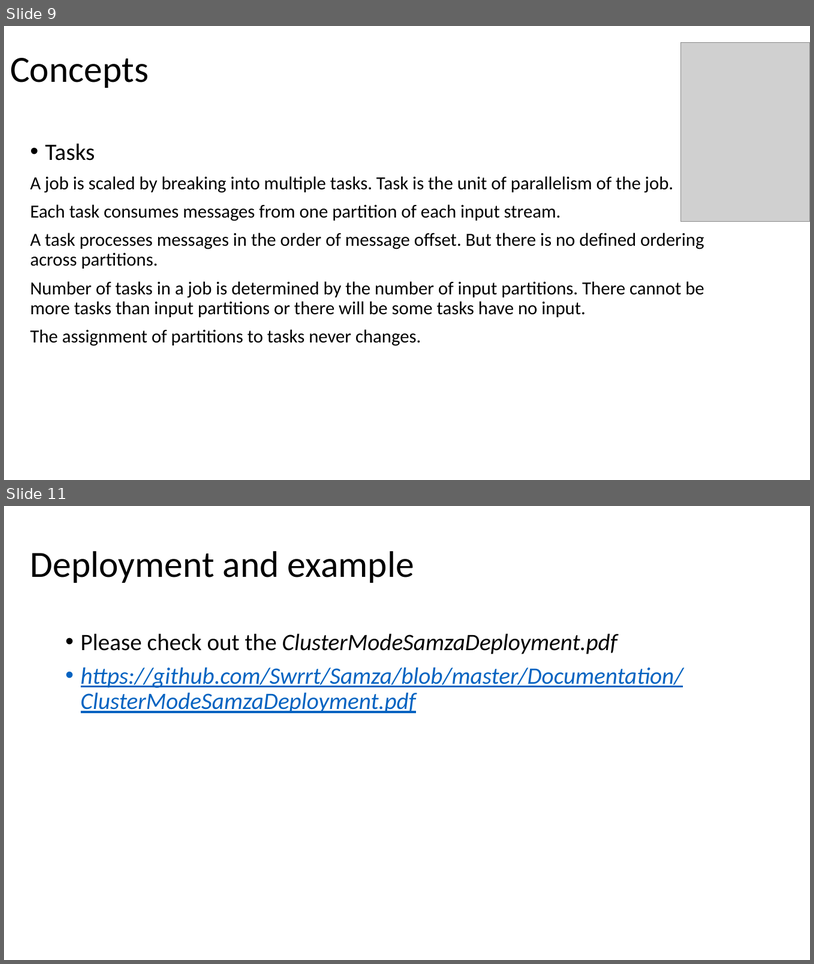
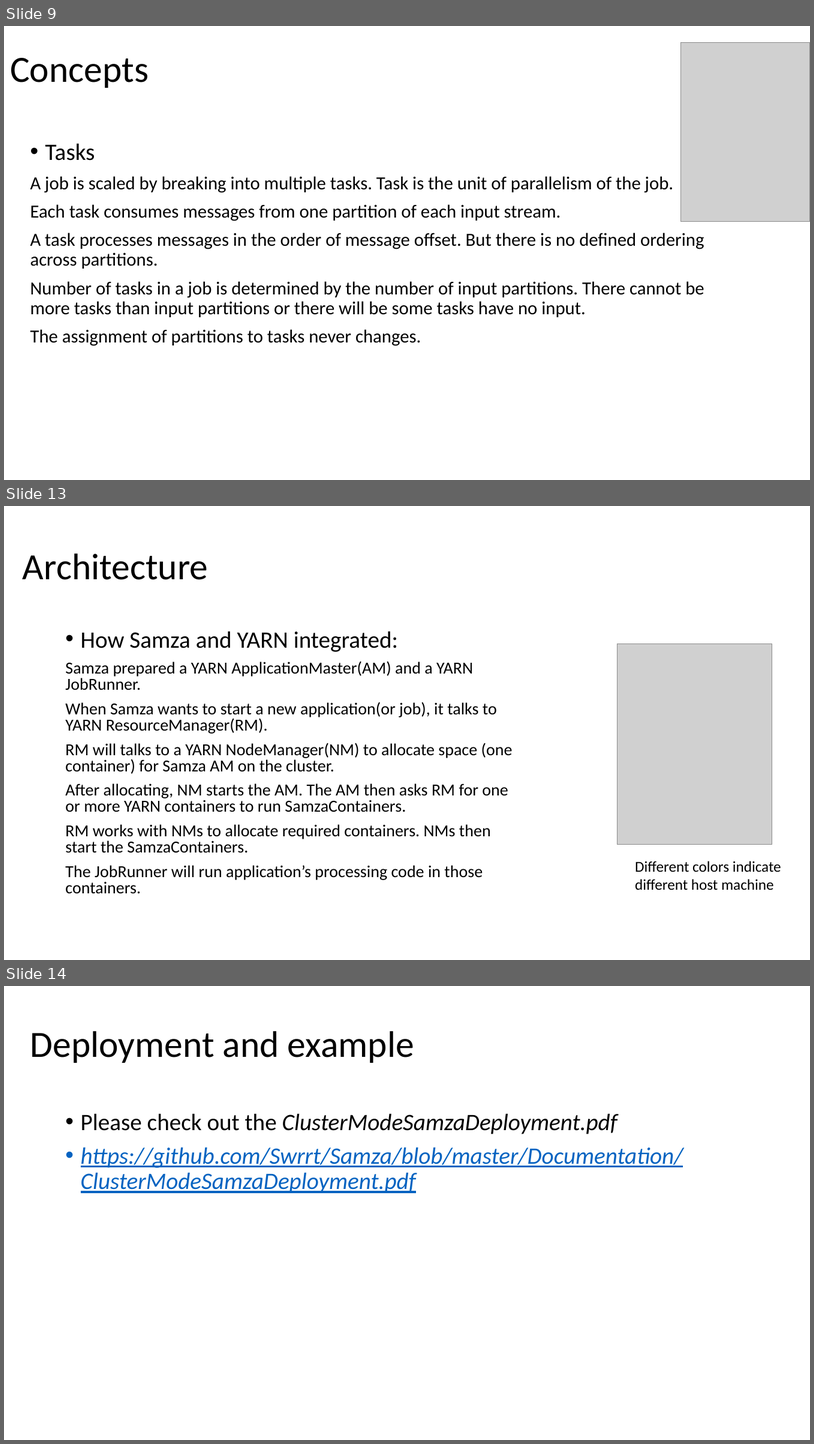
Before and after one commit to Swrrt/Samza-Documents, a slide deck: Documentation/SamzaStructure.pptx. Shown one above the other, each under a label of ours: slides 9 and 11 before the commit, slides 9, 13 and 14 after it; the slides between them are not shown. The pictures are 814x964 and 814x1444 pixels, drawn with LibreOffice and Linux fonts; fonts in the diff are those of the drawing; grey boxes stand for pictures. Boxes give left, top, right and bottom in pixels: in the first picture for what was removed or moved away, otherwise in the second. Text is boxed around its words. In the diff, an @@ line names an element or a change of style, - is before the commit and + after.

```diff
--- a/Documentation/SamzaStructure.pptx
+++ b/Documentation/SamzaStructure.pptx
@@ slide 13 added at (x1=4, y1=506, x2=810, y2=960), background #FFFFFF @@
@@ title added at (x1=23, y1=553, x2=208, y2=580), 44 pt, text #000000 @@
+Architecture
@@ text added at (x1=65, y1=631, x2=513, y2=894), 20 pt, text #000000 @@
+• How Samza and YARN integrated:
+Samza prepared a YARN ApplicationMaster(AM) and a YARN JobRunner.
+When Samza wants to start a new application(or job), it talks to YARN ResourceManager(RM).
+RM will talks to a YARN NodeManager(NM) to allocate space (one container) for Samza AM on the cluster.
+After allocating, NM starts the AM. The AM then asks RM for one or more YARN containers to run SamzaContainers.
+RM works with NMs to allocate required containers. NMs then start the SamzaContainers.
+The JobRunner will run application’s processing code in those containers.
@@ picture added at (x1=617, y1=644, x2=772, y2=844) @@
@@ text added at (x1=635, y1=861, x2=782, y2=890), 18 pt, text #000000 @@
+Different colors indicate different host machine
@@ what was slide 11 is now slide 14 @@
```
Also in this commit, not shown: 4 slides changed, 6 other slides added.
